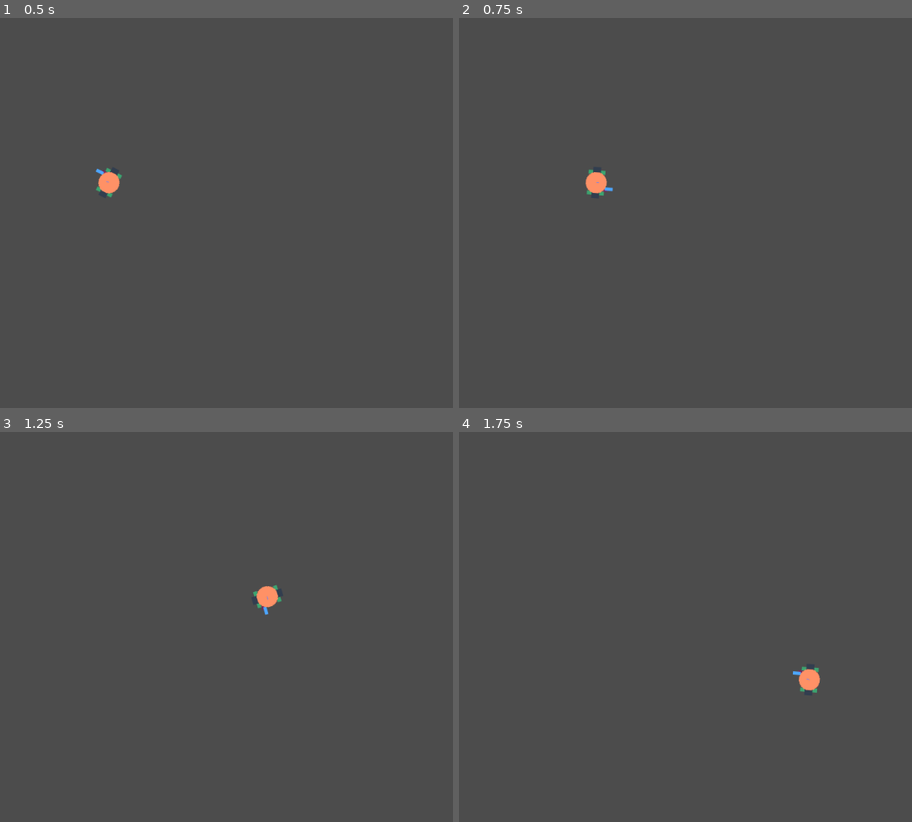
Above: before the commit, frames 1-4 (two rows, left to right).
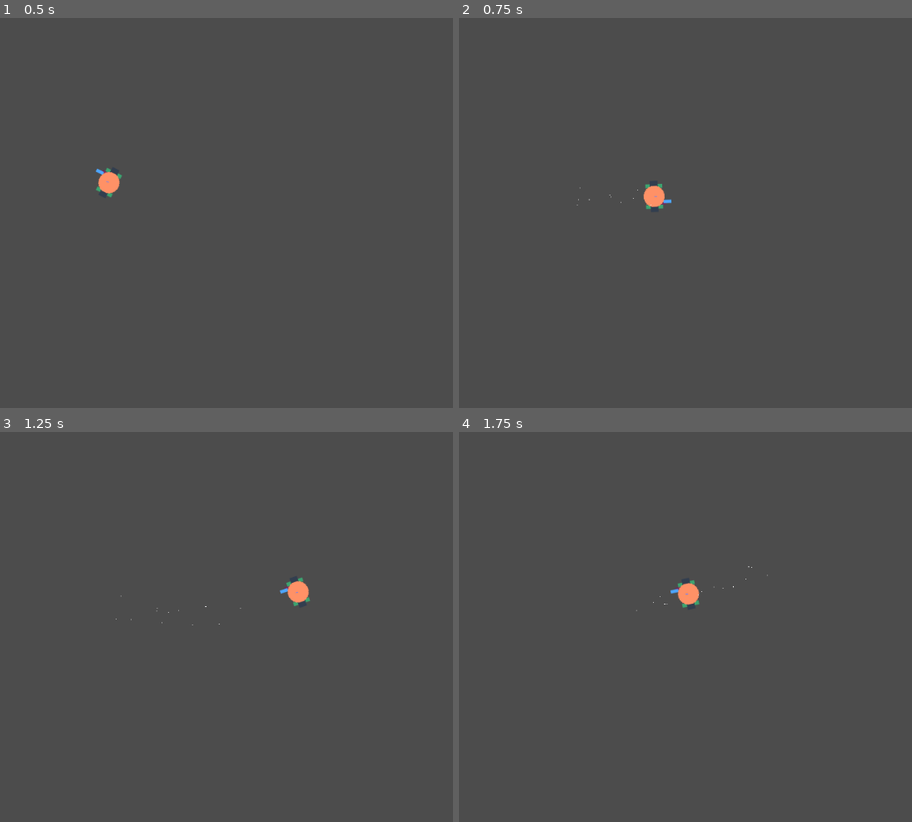
Above: after the commit, the same moments.

Repository: ScrappyMan25/Seven
Game: Godot game, scene res://Scenes/test.tscn
Two runs of this game, one before a commit and one after it. Both use one fixed random seed, a clock stepped at 60 frames per second and the inputs below.
Inputs (mouse positions are in pixels of both pictures, inside the frame that each line leads up to):
- Up to frame 1 (0.5 s): no input
- Up to frame 2 (0.75 s): tap Enter at 0.5 s; move the mouse to (726, 193) at 0.52 s; hold Right (ui_right) from 0.53 s (still down); tap X (dash, bound only after the commit) at 0.6 s
- Up to frame 3 (1.25 s): keep holding Right (ui_right)
- Up to frame 4 (1.75 s): move the mouse to (outside the picture) at 1.27 s; release Right (ui_right) at 1.28 s; hold Down (ui_down) from 1.28 s (still down); tap X (dash, bound only after the commit) at 1.35 s

Frame 1 is identical in both runs. In frame 2, 0.6% of the frame differs, in the area x 25-47%, y 38-50%; in frame 3, 0.6%; in frame 4, 0.6%, in the area x 39-80%, y 34-68%.

Commit message:
Dash
Added dash but it only dash toward the mouse direction

Diff:
--- /dev/null
+++ b/Seven/Object/dash_sprite.tscn
@@ -0,0 +1,6 @@
+[gd_scene load_steps=2 format=2]
+
+[ext_resource path="res://Scripts/dash_sprite.gd" type="Script" id=1]
+
+[node name="dash_sprite" type="Sprite"]
+script = ExtResource( 1 )
--- a/Seven/Scenes/Player.tscn
+++ b/Seven/Scenes/Player.tscn
@@ -1,10 +1,11 @@
-[gd_scene load_steps=11 format=2]
+[gd_scene load_steps=13 format=2]
 
 [ext_resource path="res://Assets/Player _Temp_64x/Head.png" type="Texture" id=1]
 [ext_resource path="res://Assets/Player _Temp_64x/Arm.png" type="Texture" id=2]
 [ext_resource path="res://Assets/Player _Temp_64x/Shoulder.png" type="Texture" id=3]
 [ext_resource path="res://Assets/Player _Temp_64x/Feet.png" type="Texture" id=4]
 [ext_resource path="res://Scripts/Player.gd" type="Script" id=5]
+[ext_resource path="res://Object/dash_sprite.tscn" type="PackedScene" id=6]
 
 [sub_resource type="SpriteFrames" id=1]
 animations = [ {
@@ -41,8 +42,12 @@
 [sub_resource type="CircleShape2D" id=5]
 radius = 15.1258
 
+[sub_resource type="Curve" id=6]
+_data = [ Vector2( 0, 1 ), 0.0, 0.0, 0, 0, Vector2( 1, 0 ), -2.96898, 0.0, 0, 0 ]
+
 [node name="Player" type="KinematicBody2D"]
 script = ExtResource( 5 )
+dash_object = ExtResource( 6 )
 
 [node name="YSort" type="YSort" parent="."]
 
@@ -64,3 +69,19 @@
 [node name="Line2D" type="Line2D" parent="."]
 points = PoolVector2Array( 0.0078125, 0.0078125, -0.0132256, -4.46056 )
 width = 1.0
+
+[node name="dash_timer" type="Timer" parent="."]
+one_shot = true
+
+[node name="dash_particles" type="CPUParticles2D" parent="."]
+emitting = false
+amount = 80
+local_coords = false
+emission_shape = 1
+emission_sphere_radius = 17.0
+direction = Vector2( 0, 0 )
+spread = 180.0
+gravity = Vector2( 0, 0 )
+initial_velocity = 19.0
+angular_velocity = -180.0
+scale_amount_curve = SubResource( 6 )
--- a/Seven/Scripts/Player.gd
+++ b/Seven/Scripts/Player.gd
@@ -5,64 +5,121 @@
 var screen_size
 var velocity = Vector2.ZERO
 
+#Dash
+export(PackedScene) var dash_object
+export var dash_speed = 1000
+export var dash_length = 0.2
+var is_dashing : bool = false
+var can_dash : bool = true
+var dash_direction : Vector2
+onready var dash_timer = $dash_timer
+onready var dash_particles = $dash_particles
+
 func _ready():
+	dash_timer.connect("timeout",self,"dash_timer_timeout")
 	screen_size = get_viewport_rect().size
 	pass
 
+func dash_timer_timeout():
+	is_dashing = false
+	pass
+
+func get_direction_from_input():
+	var move_dir = Vector2()
+	#gets the direction of keyboard input
+#	move_dir.x = -Input.get_action_strength("ui_left") + Input.get_action_strength("ui_right")
+#	move_dir.y = Input.get_action_strength("ui_down") - Input.get_action_strength("ui_up")
+	move_dir = get_global_mouse_position() - position
+	move_dir = move_dir.clamped(1)
+
+	#dash toward the direction you're facing
+#	if move_dir == Vector2(0,0):
+#		move_dir.y = -1
+#	else:
+#		move_dir.y = 1
+	return move_dir * dash_speed
+
+func handle_dash(var delta):
+	#check if we can dash
+	if Input.is_action_just_pressed("dash") and can_dash:
+		is_dashing = true
+		can_dash = false
+		dash_direction = get_direction_from_input()
+		dash_timer.start(dash_length)
+		pass
+	if is_dashing: #Can add dash textures
+		var dash_node = dash_object.instance()
+#		dash_node.texture = (animation.frames.get_frame(animation.animation, animation.frame)
+		dash_node.global_position = global_position
+		get_parent().add_child(dash_node)
+		#Particles on
+		dash_particles.emitting = true
+		if is_on_wall():
+			is_dashing = false
+		pass
+	else:
+		dash_particles.emitting = false
+		can_dash = true
+	pass
+
 func _process(delta):
+	handle_dash(delta)
+
 	look_at(get_global_mouse_position())
 	rotation_degrees += 90
 
 	#Movement 2 and 3
-
-#	get_input()
+	get_input()
 
 	#Movement 1
-
-	var movement = get_input()
-	if movement == Vector2.ZERO:
-		apply_friction(ACCELERATION * delta)
-	else:
-		apply_movement(movement * ACCELERATION * delta)
+#	var movement = get_input()
+#	if movement == Vector2.ZERO:
+#		apply_friction(ACCELERATION * delta)
+#	else:
+#		apply_movement(movement * ACCELERATION * delta)
 
 	#Apply movement
-	velocity = move_and_slide(velocity)
+	if is_dashing:
+		velocity = move_and_slide(dash_direction)
+	else:
+		velocity = move_and_slide(velocity)
+
 	position.x = clamp(position.x, 0, screen_size.x)
 	position.y = clamp(position.y, 0, screen_size.y)
 	pass
 #Movement 1
-func apply_movement(acceleration):
-	velocity += acceleration
-	velocity = velocity.clamped(Speed)
-	pass
-
-func apply_friction(amount):
-	if velocity.length() > amount:
-		velocity -= velocity.normalized() * amount
-	else:
-		velocity = Vector2.ZERO
-	pass
-
-func get_input():
-	var axis = Vector2.ZERO
-	axis.x = int(Input.is_action_pressed("ui_right")) - int(Input.is_action_pressed("ui_left"))
-	axis.y = int(Input.is_action_pressed("ui_down")) - int(Input.is_action_pressed("ui_up"))
-	return axis.normalized()
-	pass
+#func apply_movement(acceleration):
+#	velocity += acceleration
+#	velocity = velocity.clamped(Speed)
+#	pass
+#
+#func apply_friction(amount):
+#	if velocity.length() > amount:
+#		velocity -= velocity.normalized() * amount
+#	else:
+#		velocity = Vector2.ZERO
+#	pass
+#
+#func get_input():
+#	var axis = Vector2.ZERO
+#	axis.x = int(Input.is_action_pressed("ui_right")) - int(Input.is_action_pressed("ui_left"))
+#	axis.y = int(Input.is_action_pressed("ui_down")) - int(Input.is_action_pressed("ui_up"))
+#	return axis.normalized()
+#	pass
 
 #Movement 2
-#func get_input():
-#	velocity = Vector2.ZERO
-#	if Input.is_action_pressed("ui_right"):
-#		velocity += transform.x * Speed
-#	if Input.is_action_pressed("ui_left"):
-#		velocity -= transform.x * Speed
-#	if Input.is_action_pressed("ui_down"):
-#		velocity += transform.y * Speed
-#	if Input.is_action_pressed("ui_up"):
-#		velocity -= transform.y * Speed
-#	velocity = velocity.normalized() * Speed
-#	pass
+func get_input():
+	velocity = Vector2.ZERO
+	if Input.is_action_pressed("ui_right"):
+		velocity += transform.x * Speed
+	if Input.is_action_pressed("ui_left"):
+		velocity -= transform.x * Speed
+	if Input.is_action_pressed("ui_down"):
+		velocity += transform.y * Speed
+	if Input.is_action_pressed("ui_up"):
+		velocity -= transform.y * Speed
+	velocity = velocity.normalized() * Speed
+	pass
 
 #Movement 3
 #func get_input():
--- /dev/null
+++ b/Seven/Scripts/dash_sprite.gd
@@ -0,0 +1,7 @@
+extends Sprite
+
+func _physics_process(delta):
+	modulate.a = lerp(modulate.a,0,0.1)
+	if modulate.a < 0.01:
+		queue_free()
+	pass
--- a/Seven/project.godot
+++ b/Seven/project.godot
@@ -19,6 +19,42 @@
 run/main_scene="res://Scenes/test.tscn"
 config/icon="res://icon.png"
 
+[input]
+
+ui_left={
+"deadzone": 0.5,
+"events": [ Object(InputEventKey,"resource_local_to_scene":false,"resource_name":"","device":0,"alt":false,"shift":false,"control":false,"meta":false,"command":false,"pressed":false,"scancode":16777231,"unicode":0,"echo":false,"script":null)
+, Object(InputEventJoypadButton,"resource_local_to_scene":false,"resource_name":"","device":0,"button_index":14,"pressure":0.0,"pressed":false,"script":null)
+, Object(InputEventKey,"resource_local_to_scene":false,"resource_name":"","device":0,"alt":false,"shift":false,"control":false,"meta":false,"command":false,"pressed":false,"scancode":65,"unicode":0,"echo":false,"script":null)
+ ]
+}
+ui_right={
+"deadzone": 0.5,
+"events": [ Object(InputEventKey,"resource_local_to_scene":false,"resource_name":"","device":0,"alt":false,"shift":false,"control":false,"meta":false,"command":false,"pressed":false,"scancode":16777233,"unicode":0,"echo":false,"script":null)
+, Object(InputEventJoypadButton,"resource_local_to_scene":false,"resource_name":"","device":0,"button_index":15,"pressure":0.0,"pressed":false,"script":null)
+, Object(InputEventKey,"resource_local_to_scene":false,"resource_name":"","device":0,"alt":false,"shift":false,"control":false,"meta":false,"command":false,"pressed":false,"scancode":68,"unicode":0,"echo":false,"script":null)
+ ]
+}
+ui_up={
+"deadzone": 0.5,
+"events": [ Object(InputEventKey,"resource_local_to_scene":false,"resource_name":"","device":0,"alt":false,"shift":false,"control":false,"meta":false,"command":false,"pressed":false,"scancode":16777232,"unicode":0,"echo":false,"script":null)
+, Object(InputEventJoypadButton,"resource_local_to_scene":false,"resource_name":"","device":0,"button_index":12,"pressure":0.0,"pressed":false,"script":null)
+, Object(InputEventKey,"resource_local_to_scene":false,"resource_name":"","device":0,"alt":false,"shift":false,"control":false,"meta":false,"command":false,"pressed":false,"scancode":87,"unicode":0,"echo":false,"script":null)
+ ]
+}
+ui_down={
+"deadzone": 0.5,
+"events": [ Object(InputEventKey,"resource_local_to_scene":false,"resource_name":"","device":0,"alt":false,"shift":false,"control":false,"meta":false,"command":false,"pressed":false,"scancode":16777234,"unicode":0,"echo":false,"script":null)
+, Object(InputEventJoypadButton,"resource_local_to_scene":false,"resource_name":"","device":0,"button_index":13,"pressure":0.0,"pressed":false,"script":null)
+, Object(InputEventKey,"resource_local_to_scene":false,"resource_name":"","device":0,"alt":false,"shift":false,"control":false,"meta":false,"command":false,"pressed":false,"scancode":83,"unicode":0,"echo":false,"script":null)
+ ]
+}
+dash={
+"deadzone": 0.5,
+"events": [ Object(InputEventKey,"resource_local_to_scene":false,"resource_name":"","device":0,"alt":false,"shift":false,"control":false,"meta":false,"command":false,"pressed":false,"scancode":88,"unicode":0,"echo":false,"script":null)
+ ]
+}
+
 [rendering]
 
 quality/driver/driver_name="GLES2"
